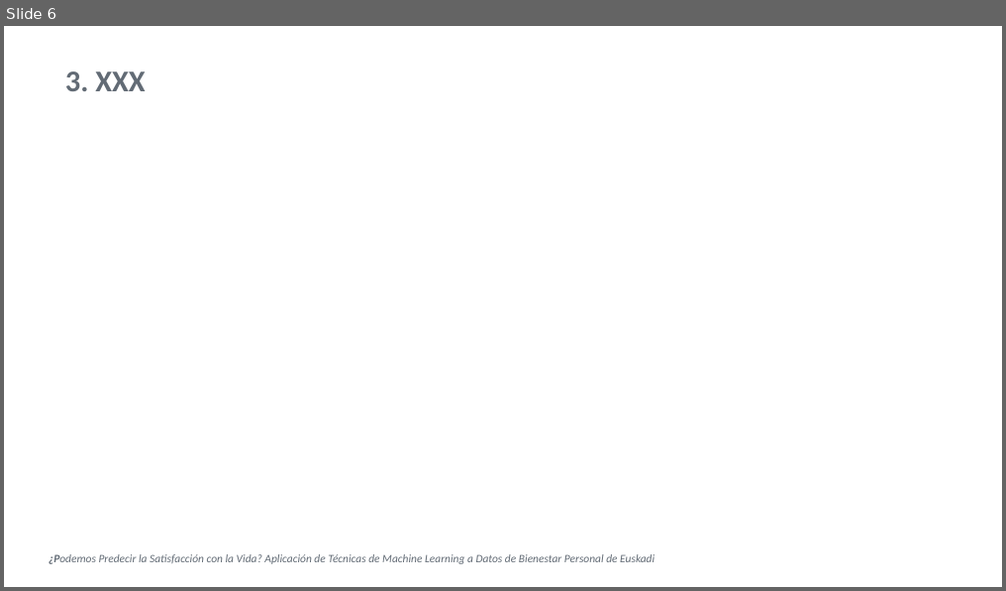
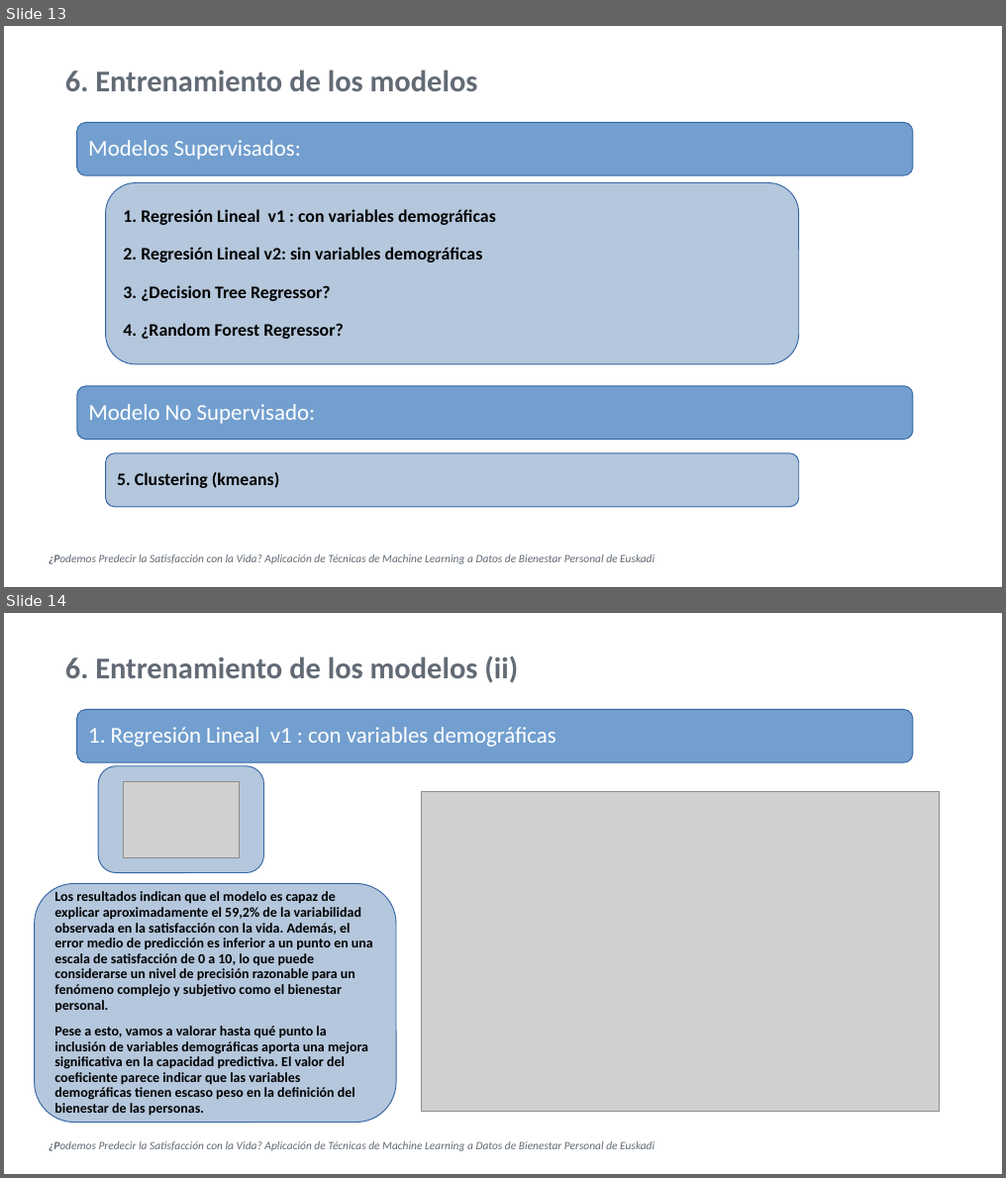
Before and after one commit to Leire2026/Proyecto_Machine_Learning, a slide deck: Proyecto_Final_ML/6_Docs/Presentacion_Tecnica_Proyecto_ML.ppt. Shown one above the other, each under a label of ours: slide 6 before the commit, slides 13 and 14 after it. The pictures are 1006x591 and 1006x1178 pixels, drawn with LibreOffice and Linux fonts; fonts in the diff are those of the drawing; grey boxes stand for pictures; background and template pictures are left out. Boxes give left, top, right and bottom in pixels: in the first picture for what was removed or moved away, otherwise in the second. Text is boxed around its words. In the diff, an @@ line names an element or a change of style, - is before the commit and + after.

```diff
--- a/Proyecto_Final_ML/6_Docs/Presentacion_Tecnica_Proyecto_ML.ppt
+++ b/Proyecto_Final_ML/6_Docs/Presentacion_Tecnica_Proyecto_ML.ppt
@@ slide 14 added at (4, 613, 1002, 1174), background picture (left out) @@
@@ text added at (65, 656, 518, 683), 24 pt, text #626B75, bold @@
+6. Entrenamiento de los modelos (ii)
@@ rounded rectangle added at (77, 710, 913, 763), fill #729FCF, outline #3465A4 0.74 pt, 18 pt, text #FFFFFF @@
+1. Regresión Lineal v1 : con variables demográficas
@@ rounded rectangle added at (98, 766, 264, 873), fill #B4C7DC, outline #3465A4 0.74 pt @@
@@ picture added at (123, 781, 240, 859) @@
@@ picture added at (422, 791, 940, 1112) @@
@@ rounded rectangle added at (35, 883, 397, 1123), fill #B4C7DC, outline #3465A4 0.74 pt, 11 pt, text #000000, bold @@
+Los resultados indican que el modelo es capaz de explicar aproximadamente el 59,2% de la variabilidad observada en la satisfacción con la vida. Además, el error medio de predicción es inferior a un punto en una escala de satisfacción de 0 a 10, lo que puede considerarse un nivel de precisión razonable para un fenómeno complejo y subjetivo como el bienestar personal.
+Pese a esto, vamos a valorar hasta qué punto la inclusión de variables demográficas aporta una mejora significativa en la capacidad predictiva. El valor del coeficiente parece indicar que las variables demográficas tienen escaso peso en la definición del bienestar de las personas.
@@ text added at (49, 1142, 654, 1152), 9 pt, text #626B75, italic @@
+¿Podemos Predecir la Satisfacción con la Vida? Aplicación de Técnicas de Machine Learning a Datos de Bienestar Personal de Euskadi
@@ what was slide 6 is now slide 13 @@
@@ slide 13 changed as well @@
@@ text at (65, 70, 478, 91): text changed @@
-3. XXX
+6. Entrenamiento de los modelos
@@ rounded rectangle added at (77, 123, 913, 176), fill #729FCF, outline #3465A4 0.74 pt, 18 pt, text #FFFFFF @@
+Modelos Supervisados:
@@ rounded rectangle added at (105, 182, 799, 365), fill #B4C7DC, outline #3465A4 0.74 pt, 14 pt, text #000000, bold @@
+1. Regresión Lineal v1 : con variables demográficas
+2. Regresión Lineal v2: sin variables demográficas
+3. ¿Decision Tree Regressor?
+4. ¿Random Forest Regressor?
@@ rounded rectangle added at (77, 386, 913, 440), fill #729FCF, outline #3465A4 0.74 pt, 18 pt, text #FFFFFF @@
+Modelo No Supervisado:
@@ rounded rectangle added at (105, 454, 799, 507), fill #B4C7DC, outline #3465A4 0.74 pt, 14 pt, text #000000, bold @@
+5. Clustering (kmeans)
```
Also in this commit, not shown: 5 other slides changed, 7 other slides added, 4 other files.
